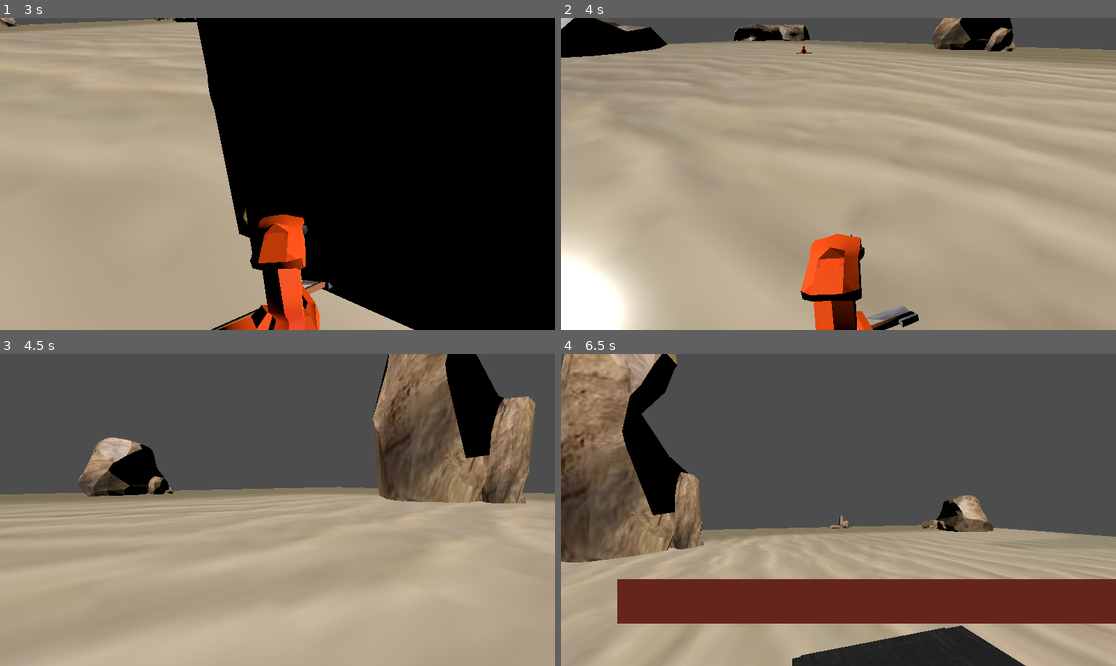
Above: before the commit, frames 1-4 (two rows, left to right).
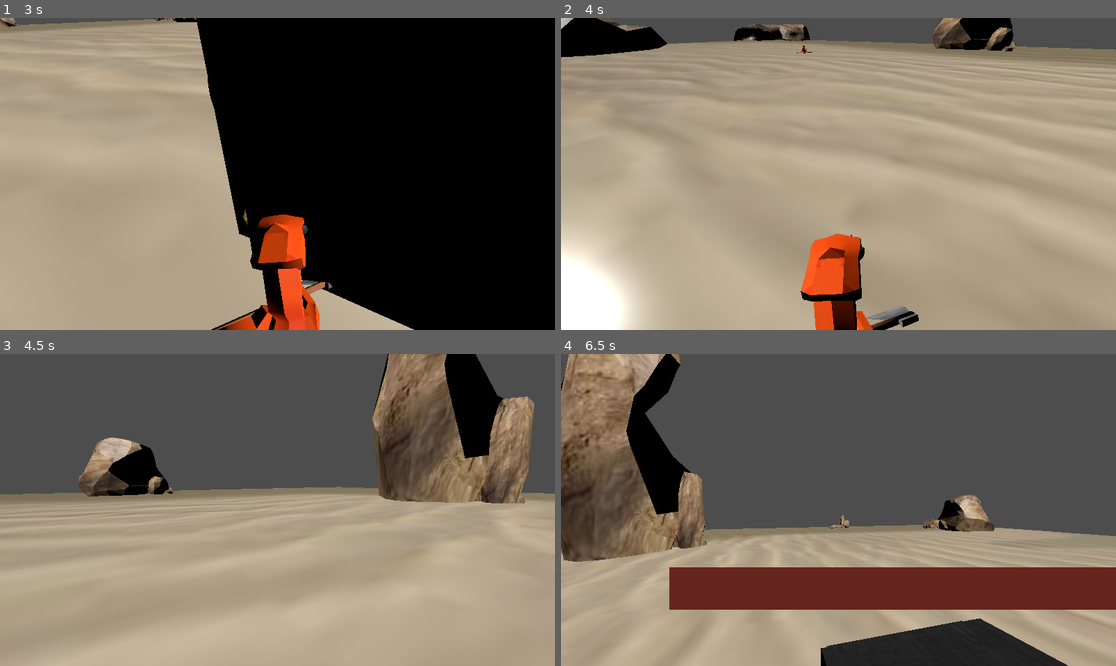
Above: after the commit, the same moments.

Repository: TomasDanielExpositoTorre/deep-defense
Game: Godot game, scene res://deep-defense.tscn
Same seed, same stepped clock (60 frames per second), same inputs: the game is played once before the commit and once after it.
Inputs (mouse positions are in pixels of both pictures, inside the frame that each line leads up to):
- Up to frame 1 (3 s): move the mouse to (305, 174) at 0.52 s; hold W (up) from 0.53 s (still down); click (305, 174) at 0.6 s; tap Space (jump) at 0.77, 1.52 s; move the mouse to (249, 174) at 1.27 s; tap Shift (sprint) at 1.35, 2.85 s; move the mouse to (288, 167) at 2.02 s; click (288, 167) at 2.1 s; move the mouse to (271, 180) at 2.77 s
- Up to frame 2 (4 s): keep holding W (up); tap Space (jump) at 3.02, 3.77 s; move the mouse to (877, 177) at 3.52 s; click (877, 177) at 3.6 s
- Up to frame 3 (4.5 s): keep holding W (up); move the mouse to (233, 506) at 4.27 s; tap Shift (sprint) at 4.35 s
- Up to frame 4 (6.5 s): tap Space (jump) at 4.52, 6.02 s; move the mouse to (844, 510) at 5.02 s; click (844, 510) at 5.1 s; move the mouse to (816, 503) at 5.77 s; release W (up) at 5.78 s; hold D (right) from 5.78 s (still down); tap Shift (sprint) at 5.85 s

Frame 1 is identical in both runs. In frame 2, 0.3% of the frame differs, in the area x 0-100%, y 0-96%; in frame 3, 0.4%; in frame 4, 12%, in the area x 0-100%, y 0-100%.

Commit message:
hitbox de caja + camaron

Diff:
--- a/scenes/safe.tscn
+++ b/scenes/safe.tscn
@@ -413,7 +413,7 @@
 }
 
 [sub_resource type="BoxShape3D" id="BoxShape3D_2o3wq"]
-size = Vector3(2.1763, 2.0191, 2.01868)
+size = Vector3(2.1763, 2.84279, 2.01868)
 
 [node name="safe" type="StaticBody3D"]
 script = ExtResource("1_phc6x")
@@ -473,7 +473,7 @@
 }
 
 [node name="CollisionShape3D" type="CollisionShape3D" parent="."]
-transform = Transform3D(1, 0, 0, 0, 1, 0, 0, 0, 1, -0.0787811, 0.00912476, -6.10352e-05)
+transform = Transform3D(1, 0, 0, 0, 1, 0, 0, 0, 1, -0.0787811, 0.420967, -6.10352e-05)
 shape = SubResource("BoxShape3D_2o3wq")
 
 [node name="AudioStreamPlayer3D" type="AudioStreamPlayer3D" parent="."]
--- a/scenes/shrimp.tscn
+++ b/scenes/shrimp.tscn
@@ -7,6 +7,7 @@
 [ext_resource type="Animation" uid="uid://yg5fa6pyclw5" path="res://assets/blender-exports/shrimp/attack.res" id="4_hmovm"]
 [ext_resource type="Animation" uid="uid://i88vtavt7j1s" path="res://assets/blender-exports/shrimp/damaged.res" id="5_v2c7i"]
 [ext_resource type="Animation" uid="uid://dccebqe14ppmq" path="res://assets/blender-exports/shrimp/walking.res" id="6_1imcs"]
+[ext_resource type="AudioStream" uid="uid://fo6tuxmbuis2" path="res://assets/music/axe-swing.mp3" id="8_5ghne"]
 
 [sub_resource type="StandardMaterial3D" id="StandardMaterial3D_2d5xm"]
 resource_name = "Feathers"
@@ -520,6 +521,9 @@
 transform = Transform3D(1, 0, 0, 0, 1, 0, 0, 0, 1, -0.0196538, 0, -0.695335)
 shape = SubResource("BoxShape3D_4wdjg")
 
+[node name="Axe" type="AudioStreamPlayer3D" parent="."]
+stream = ExtResource("8_5ghne")
+
 [connection signal="animation_finished" from="AnimationPlayer" to="." method="animation_finished"]
 [connection signal="body_entered" from="AttackRange" to="." method="melee_entered"]
 [connection signal="body_entered" from="DetectionRange" to="." method="detection_entered"]
--- a/scripts/shrimp.gd
+++ b/scripts/shrimp.gd
@@ -11,6 +11,7 @@
 @onready var animation: AnimationPlayer = $AnimationPlayer
 @onready var damage_range: Area3D = $DamageRange
 @onready var attack_range: Area3D = $AttackRange
+@onready var axe_swing: AudioStreamPlayer3D = $Axe
 
 # ------------------------------------------------------------------------------
 # ----------------------------- FUNCIONES NORMALES -----------------------------
@@ -64,6 +65,8 @@
 	animation.speed_scale = atk_speed if not enraged else ex_atk_speed
 	await get_tree().create_timer(1.66 / animation.speed_scale).timeout
 
+	axe_swing.pitch_scale = randf_range(0.8,1.2)
+	axe_swing.play()
 	if body in damage_range.get_overlapping_bodies() and body.has_method("take_damage"):
 		body.take_damage(damage if not enraged else ex_damage)
 
@@ -83,5 +86,6 @@
 # ------------------------------------------------------------------------------
 func take_damage(n: int):
 	health -= n
+	animation.play("Damaged")
 	if health <= 0:
 		queue_free()
Not shown, added: assets/music/axe-swing.mp3.import
Not shown: 1 places in scenes/shrimp.tscn that only renumber resources
Not shown, added: assets/music/axe-swing.mp3
